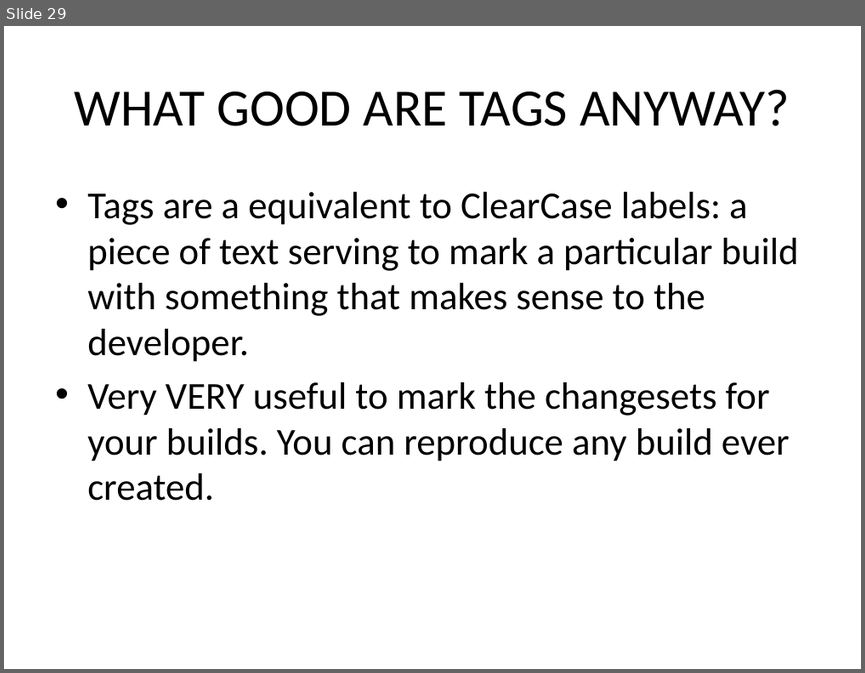
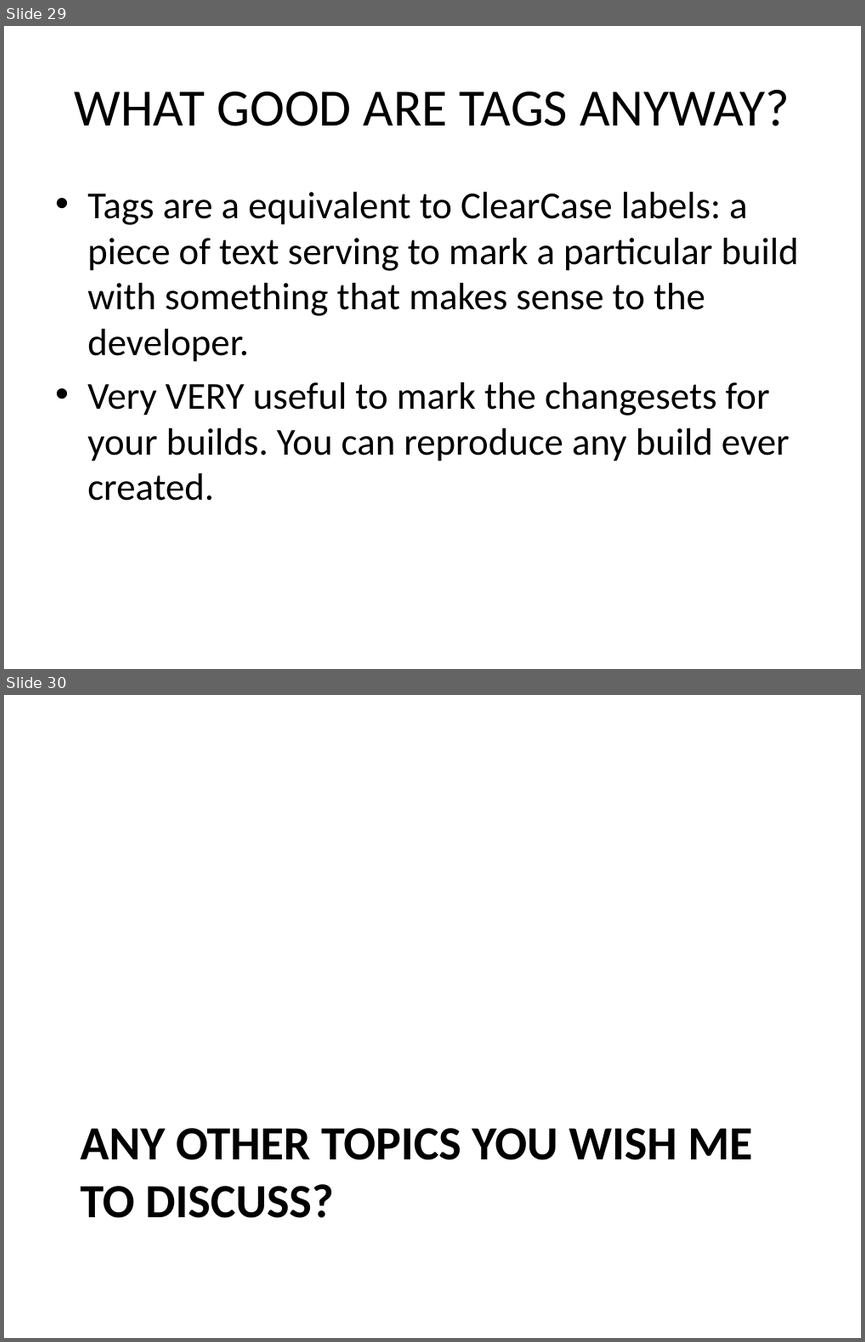
Before and after one commit to kangelov/gitdemo, a slide deck: powerpoint/An Introduction to GIT.pptx. Shown one above the other, each under a label of ours: slide 29 before the commit, slides 29 and 30 after it. The pictures are 865x673 and 865x1342 pixels, drawn with LibreOffice and Linux fonts; fonts in the diff are those of the drawing. Boxes give left, top, right and bottom in pixels: in the first picture for what was removed or moved away, otherwise in the second. Text is boxed around its words. In the diff, an @@ line names an element or a change of style, - is before the commit and + after.

```diff
--- a/powerpoint/An Introduction to GIT.pptx
+++ b/powerpoint/An Introduction to GIT.pptx
@@ slide 30 added at [4, 695, 861, 1338], background #FFFFFF @@
@@ title added at [80, 1128, 752, 1218], 40 pt, text #000000, bold @@
+ANY OTHER TOPICS YOU WISH ME TO DISCUSS?
```
Also in this commit, not shown: 1 slide changed, 8 other slides added.
